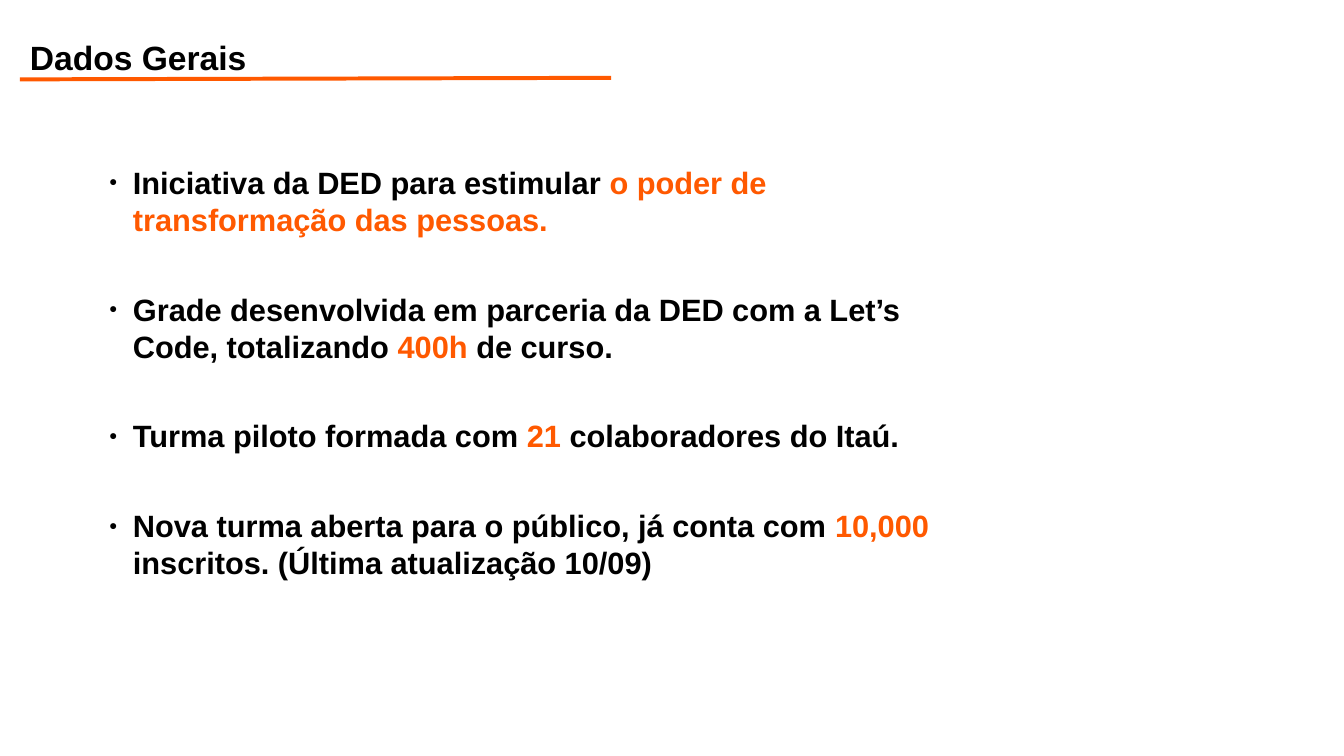
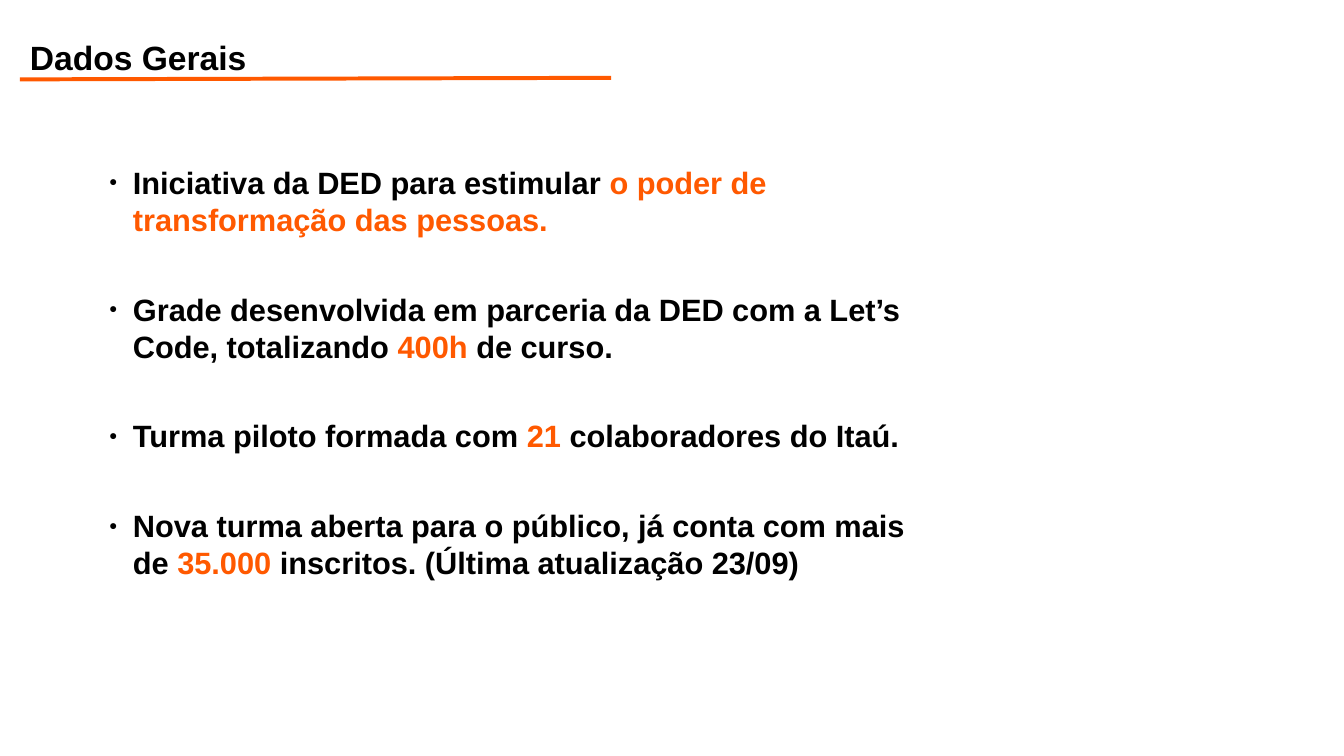
Before and after one commit to zgiuliana/bootcamp_itau_dados, a slide deck: slide 2 of bootcamp.pptx. Drawn at 1344x756 pixels with LibreOffice and Linux fonts; fonts in the diff are those of the drawing; background and template pictures are left out. Boxes give left, top, right and bottom in pixels: in the first picture for what was removed or moved away, otherwise in the second. Text is boxed around its words. In the diff, an @@ line names an element or a change of style, - is before the commit and + after.

```diff
--- a/bootcamp.pptx
+++ b/bootcamp.pptx
@@ text at bbox=[133, 514, 904, 580]: text changed @@
-● Nova turma aberta para o público, já conta com 10,000 inscritos. (Última atualização 10/09)
+● Nova turma aberta para o público, já conta com mais de 35.000 inscritos. (Última atualização 23/09)
```
Also in this commit, not shown: 3 slides added, 2 other files.
